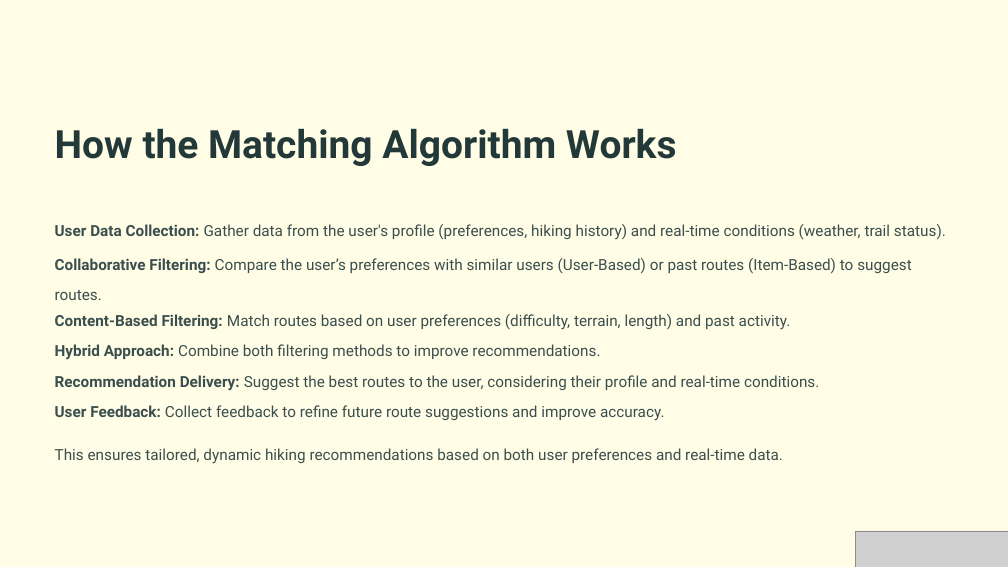
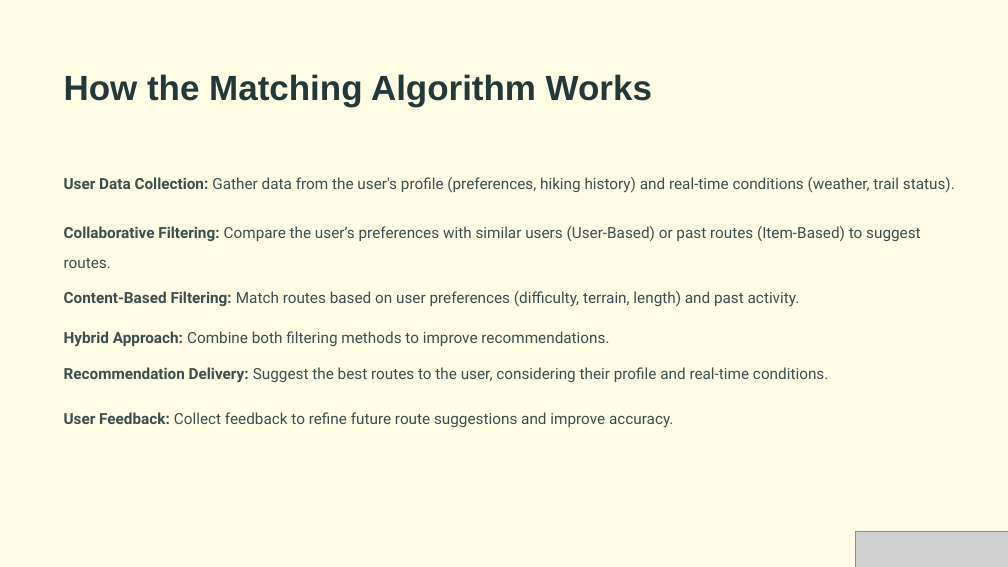
Before and after one commit to Danielbet21/Ambulo, a slide deck: slide 4 of Documents/Ambulo-Your-Personalized-Hiking-Companion.pptx (slide 9 before the commit). Drawn at 1008x567 pixels with LibreOffice and Linux fonts; fonts in the diff are those of the drawing; grey boxes stand for pictures; background and template pictures are left out. Boxes give left, top, right and bottom in pixels: in the first picture for what was removed or moved away, otherwise in the second. Text is boxed around its words. In the diff, an @@ line names an element or a change of style, - is before the commit and + after.

```diff
--- a/Documents/Ambulo-Your-Personalized-Hiking-Companion.pptx
+++ b/Documents/Ambulo-Your-Personalized-Hiking-Companion.pptx
@@ text "How the Matching Algorithm Works": place and size @@
-text "How the Matching Algorithm Works" at [55, 128, 677, 166]
+text "How the Matching Algorithm Works" at [64, 74, 652, 107]
@@ text "How the Matching Algorithm Works" at [64, 74, 652, 107]: size 44.5 to 40 pt, font Roboto to Arial @@
@@ text "User Data Collection: Gather data ...": place and size @@
-text "User Data Collection: Gather data ..." at [55, 224, 946, 240]
+text "User Data Collection: Gather data ..." at [64, 177, 955, 193]
@@ text "Collaborative Filtering: Compare the user’s ...": place and size @@
-text "Collaborative Filtering: Compare the user’s ..." at [55, 258, 912, 300]
+text "Collaborative Filtering: Compare the user’s ..." at [64, 226, 921, 268]
@@ text "Content-Based Filtering: Match routes based ...": place and size @@
-text "Content-Based Filtering: Match routes based ..." at [55, 314, 791, 330]
+text "Content-Based Filtering: Match routes based ..." at [64, 291, 800, 307]
@@ text "Hybrid Approach: Combine both filtering ...": place and size @@
-text "Hybrid Approach: Combine both filtering ..." at [55, 344, 600, 360]
+text "Hybrid Approach: Combine both filtering ..." at [64, 331, 609, 347]
@@ text "Recommendation Delivery: Suggest the best ...": place and size @@
-text "Recommendation Delivery: Suggest the best ..." at [55, 375, 819, 391]
+text "Recommendation Delivery: Suggest the best ..." at [64, 367, 828, 383]
@@ text "User Feedback: Collect feedback to ...": place and size @@
-text "User Feedback: Collect feedback to ..." at [55, 405, 664, 421]
+text "User Feedback: Collect feedback to ..." at [64, 412, 673, 428]
@@ text removed at [55, 448, 783, 464] @@
-This ensures tailored, dynamic hiking recommendations based on both user preferences and real-time data.
```
Also in this commit, not shown: 9 other slides changed, 1 slide added, 1 slide removed.
